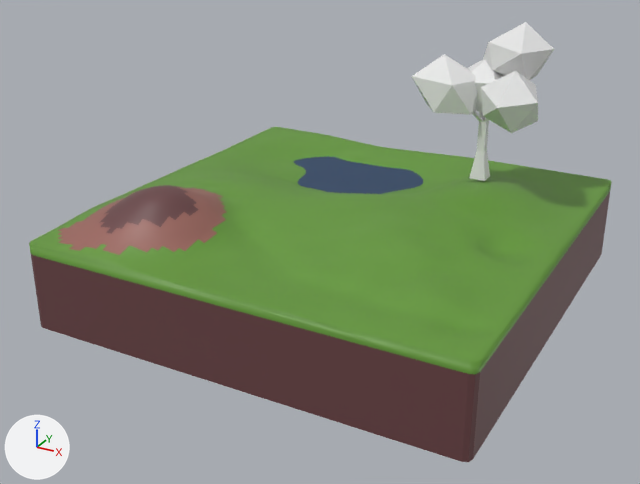
Before and after pictures for a commit that changed the Blender file characters.blend.
One viewpoint serves both versions: a 50 mm camera at (1.744, -3.413, 1.711) aimed at (-0.036, -0.178, 0.094). Lighting does not change. The marker at lower left points along +X, +Y and +Z.
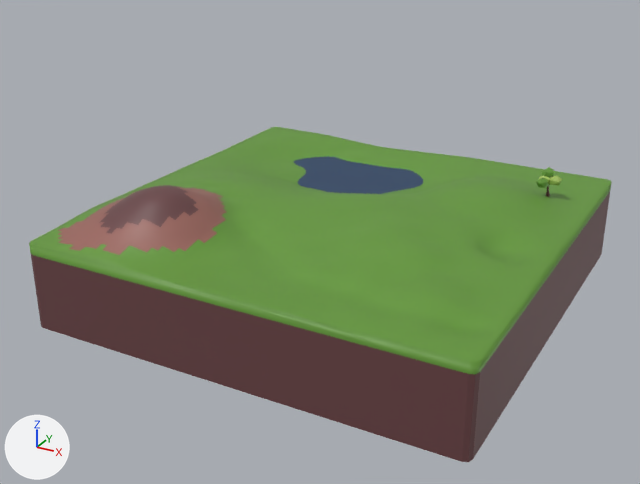
Boxes (x1, y1, x2, y2) around the edits, measured in the pictures (640 x 484 px):
'Icosphere.006', deleted
    before: (412, 22, 554, 181)
'Icosphere.004', added
    after: (536, 167, 562, 197)

Patch to the scene script:
```diff
--- a/characters.blend.py
+++ b/characters.blend.py
@@ me_icosphere_004 @@
+me_icosphere_004.from_pydata(...)  # 82 vertices, 109 faces; spans x -0.049..0.051, y -0.044..0.072, z -0.034..0.136
+me_icosphere_004.materials.append(mat_palette_1)  # picture img_gardener_32x_png_001
@@ ob_icosphere_006 @@
-ob_icosphere_006 = bpy.data.objects.new('Icosphere.006', me_icosphere_006)
-ob_icosphere_006.location = (0.348, 0.5, 0.671)
-ob_icosphere_006.rotation_euler = (0.0, 0.0, -2.553)  # degrees (0, 0, -146)
-ob_icosphere_006.scale = (0.157, 0.157, 0.157)
@@ ob_icosphere_004 @@
+ob_icosphere_004 = bpy.data.objects.new('Icosphere.004', me_icosphere_004)
+ob_icosphere_004.location = (0.788, 0.566, 0.22)
+ob_icosphere_004.rotation_euler = (0.0, 0.0, 2.613)  # degrees (0, 0, 150)
```
